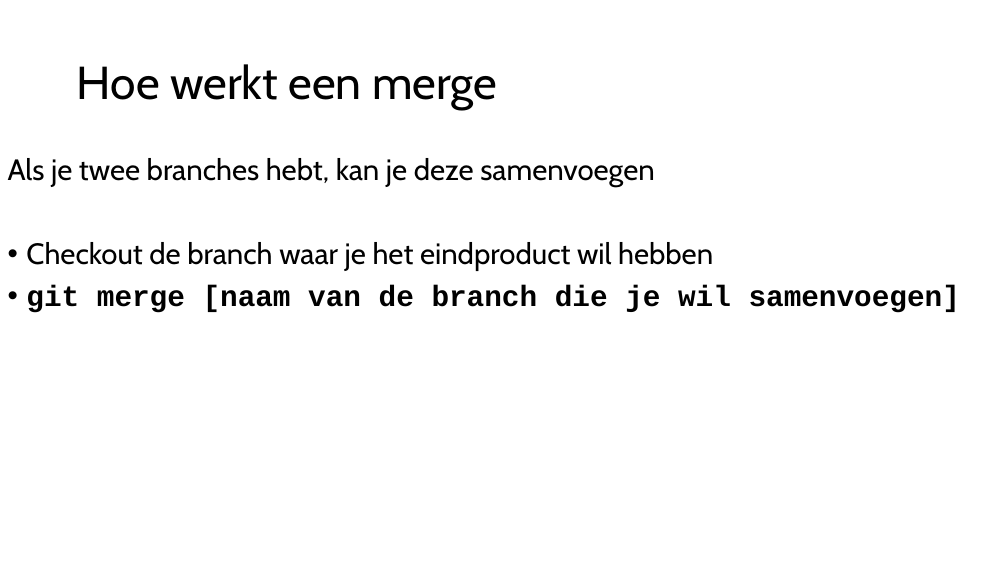
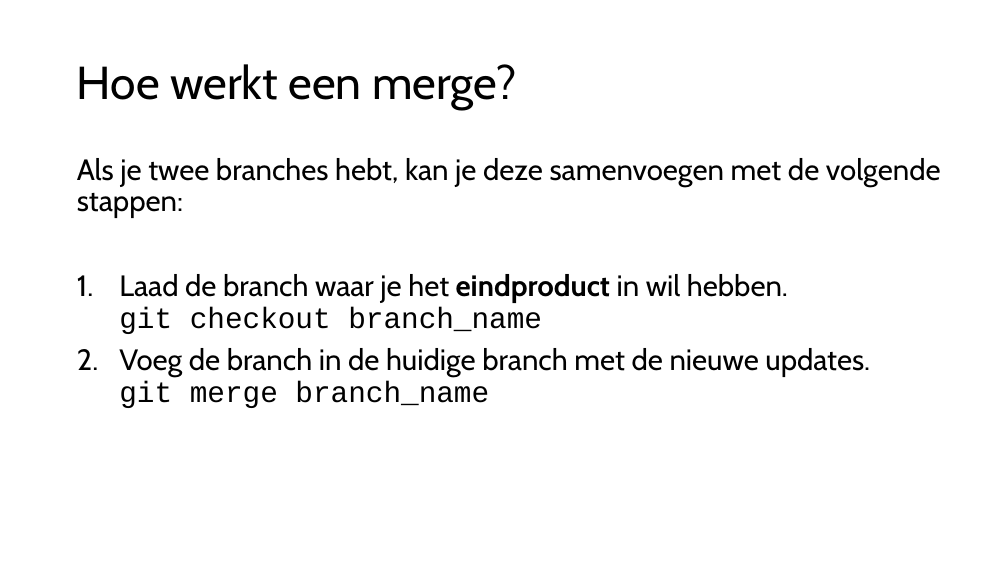
Before and after one commit to djsjollema/lessen-gamedevelopment, a slide deck: slide 4 of M2/Skill/2-Merge/2-merge.pptx. Drawn at 1008x567 pixels with LibreOffice and Linux fonts; fonts in the diff are those of the drawing. Boxes give left, top, right and bottom in pixels: in the first picture for what was removed or moved away, otherwise in the second. Text is boxed around its words. In the diff, an @@ line names an element or a change of style, - is before the commit and + after.

Commit message:
Update in presentation for M2.2 git Merge

```diff
--- a/M2/Skill/2-Merge/2-merge.pptx
+++ b/M2/Skill/2-Merge/2-merge.pptx
@@ title at [77, 64, 516, 110]: text changed @@
-Hoe werkt een merge
+Hoe werkt een merge?
@@ text at [77, 158, 941, 408]: text changed @@
-Als je twee branches hebt, kan je deze samenvoegen
-• Checkout de branch waar je het eindproduct wil hebben
-• git merge [naam van de branch die je wil samenvoegen]
+Als je twee branches hebt, kan je deze samenvoegen met de volgende stappen:
+1. Laad de branch waar je het eindproduct in wil hebben.
+   git checkout branch_name
+2. Voeg de branch in de huidige branch met de nieuwe updates.
+   git merge branch_name
```
Also in this commit, not shown: 9 other slides changed, 1 slide added.
